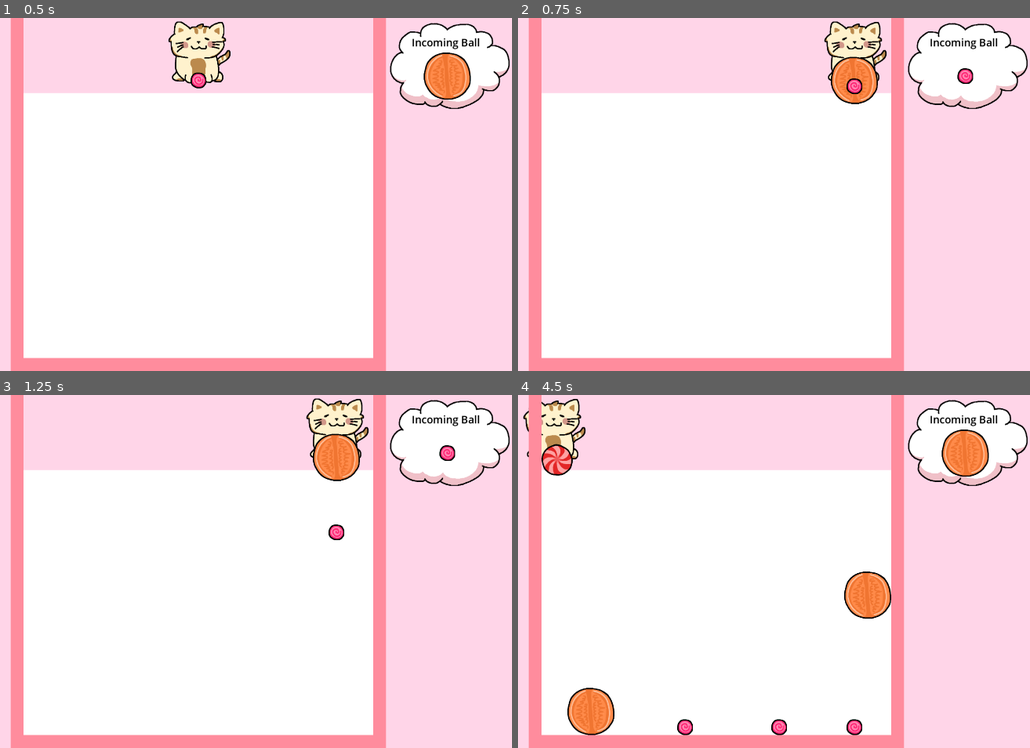
Above: before the commit, frames 1-4 (two rows, left to right).
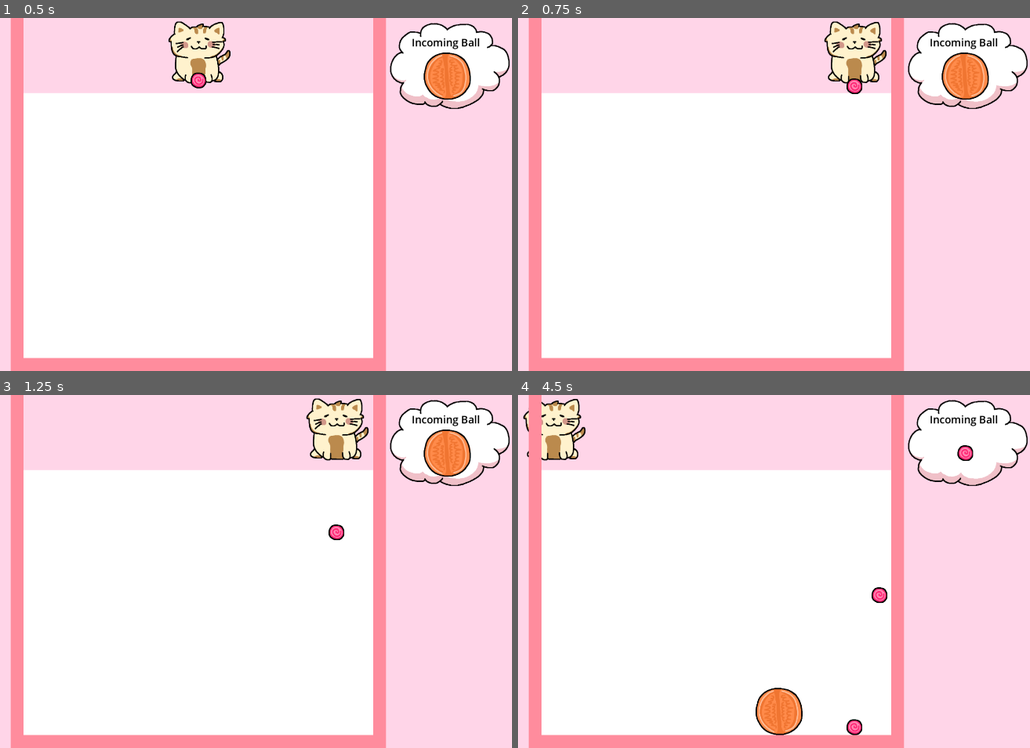
Above: after the commit, the same moments.

Repository: jadicodes/candy-drop
Game: Godot game, scene res://world/world.tscn
Two runs of this game, one before a commit and one after it. Both use one fixed random seed, a clock stepped at 60 frames per second and the inputs below.
Inputs (mouse positions are in pixels of both pictures, inside the frame that each line leads up to):
- Up to frame 1 (0.5 s): no input
- Up to frame 2 (0.75 s): tap Enter at 0.5 s; move the mouse to (855, 176) at 0.52 s; press the mouse at (855, 176) at 0.53 s
- Up to frame 3 (1.25 s): no input
- Up to frame 4 (4.5 s): move the mouse to (589, 589) at 1.27 s; release the mouse at (589, 589) at 1.28 s; click (589, 589) at 1.35 s; move the mouse to (779, 493) at 2.02 s; press the mouse at (779, 493) at 2.03 s; move the mouse to (686, 642) at 2.77 s; release the mouse at (686, 642) at 2.78 s; click (686, 642) at 2.85 s; move the mouse to (902, 624) at 3.52 s; press the mouse at (902, 624) at 3.53 s; move the mouse to (528, 518) at 4.27 s; release the mouse at (528, 518) at 4.28 s; click (528, 518) at 4.35 s

Frame 1 is identical in both runs. In frame 2, 1.9% of the frame differs, in the area x 61-93%, y 9-25%; in frame 3, 2.0%; in frame 4, 4.6%, in the area x 4-93%, y 9-97%.

Commit message:
Emit particles from light blue balls when they combine

Diff:
--- a/project/ball/ball.gd
+++ b/project/ball/ball.gd
@@ -82,7 +82,5 @@
 func _get_collisions():
 	for i in range(_collided_balls.size()):
 		if _collided_balls[i] != self and _collided_balls[i]._return_color() == _return_color():
-			print("Collided ball:" + str(_collided_balls[i]))
 			return _collided_balls[i]
-	print("null")
 	return null
--- a/project/cat/cat.gd
+++ b/project/cat/cat.gd
@@ -9,16 +9,21 @@
 
 func _ready() -> void:
 	ball_queue = BallSelector.get_queue()
+	_next_ball()
 
 
 func _physics_process(_delta) -> void:
 	global_position.x = clamp(get_global_mouse_position().x, 426 + $Collision.shape.radius/2, 1494 - $Collision.shape.radius/2)
 
 
-func _process(_delta) -> void:
+func _next_ball() -> void:
 	if ball_queue[0] == 0:
 		$HoldItem.texture = PINK
 	if ball_queue[0] == 1:
 		$HoldItem.texture = RED
 	if ball_queue[0] == 2:
 		$HoldItem.texture = ORANGE
+
+
+func _empty_hand():
+	$HoldItem.texture = null
--- a/project/world/incoming_ball_display.gd
+++ b/project/world/incoming_ball_display.gd
@@ -12,9 +12,10 @@
 
 func _ready() -> void:
 	ball_queue = BallSelector.get_queue()
+	_update_incoming()
 
 
-func _process(_delta) -> void:
+func _update_incoming() -> void:
 	if ball_queue[1] == 0:
 		$Sprite.texture = PINK_BALL
 	if ball_queue[1] == 1:
--- a/project/world/world.gd
+++ b/project/world/world.gd
@@ -2,7 +2,7 @@
 class_name World
 
 var _ball : Ball
-
+var _can_throw := true
 
 func _ready():
 	Sfx.play_music()
@@ -15,33 +15,42 @@
 
 func _check_collision():
 	var _world_children = _get_ball_children()
-	print("World: " + str(_world_children))
 	for ball in _world_children:
 		var ball2 = ball._get_collisions()
 		if ball2 != null:
 			if ball != ball2 and ball._return_color() == ball2._return_color() and ball.removed == false and ball2.removed == false:
 				var color = ball._return_color() + 1
 				var pos = ball.position
-				ball.removed = true
-				ball2.removed = true
-				_delete_balls(ball, ball2)
-				_create_combo_ball(color, pos)
-				_world_children = _get_ball_children()
-				print("World after:" + str(_world_children))
+				if color <= BallSelector.get_all_balls().size() - 1:
+					_delete_balls(ball, ball2)
+					_create_combo_ball(color, pos)
+					_world_children = _get_ball_children()
+				else:
+					_delete_balls(ball, ball2)
+					_world_children = _get_ball_children()
+				$Particles.global_position = pos
+				$Particles.emitting = true
 
 
 func _delete_balls(ball1, ball2):
+	ball1.removed = true
+	ball2.removed = true
 	remove_child.call_deferred(ball1)
 	remove_child.call_deferred(ball2)
 
 
 func _throw() -> void:
-	var queue = BallSelector.get_queue()
-	var ball_thrown = queue[0]
-	BallSelector.remove_and_create_ball()
+	if _can_throw:
+		var queue = BallSelector.get_queue()
+		var ball_thrown = queue[0]
+		BallSelector.remove_and_create_ball()
+		$Cat._empty_hand()
 
-	_create_thrown_ball(ball_thrown)
-	_get_ball_children()
+		_create_thrown_ball(ball_thrown)
+		_get_ball_children()
+
+		$Timer.start()
+		_can_throw = false
 
 
 func _get_ball_children() -> Array:
@@ -61,11 +70,14 @@
 
 
 func _create_combo_ball(color: int, pos: Vector2) -> void:
-	print(color)
 	_ball = preload("res://ball/ball.tscn").instantiate()
 	call_deferred("add_child", _ball)
 	_ball.collision_detected.connect(_check_collision)
 	_ball.set_color(color)
 	_ball.global_position = pos
-	$Particles.global_position = pos
-	$Particles.emitting = true
+
+
+func _on_timer_timeout():
+	$Cat._next_ball()
+	$IncomingBallDisplay._update_incoming()
+	_can_throw = true
--- a/project/world/world.tscn
+++ b/project/world/world.tscn
@@ -43,7 +43,6 @@
 position = Vector2(594, 108)
 
 [node name="Timer" type="Timer" parent="."]
-wait_time = 1.5
 one_shot = true
 
 [node name="IncomingBallDisplay" parent="." instance=ExtResource("4_rg6vh")]
